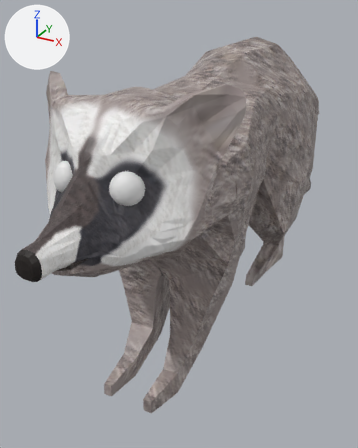
The Blender file Raccoon-Backup.blend as it was, and as the next commit left it.
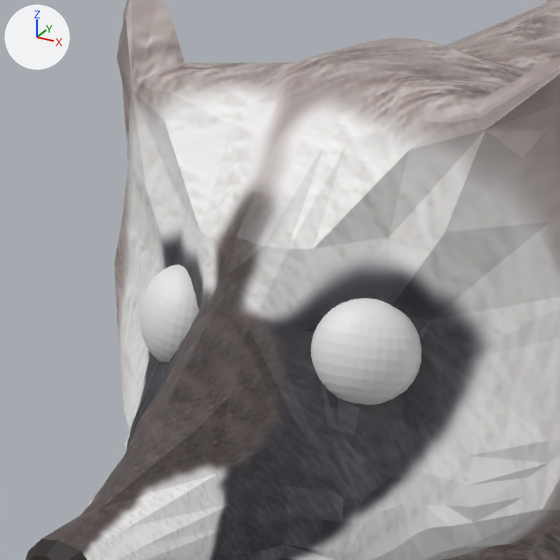
Old and new are each drawn whole from a 50 mm lens placed at (11.35, -28.02, 10.02), pointed at (-2.34, -3.12, -2.43) and again close up on the part from 2% to 53% of the width and 17% to 57% of the height. Every picture has the same lights, and +X, +Y and +Z are marked at upper left.
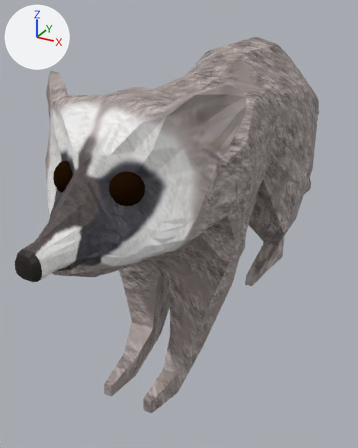
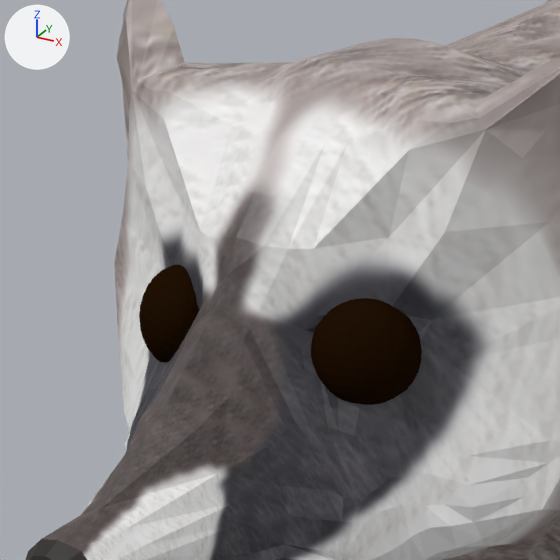
Changed parts and their boxes [x1, y1, x2, y2] in the close-ups (560 x 560 px):
```json
{"object": "Sphere", "change": "recoloured", "before": [311, 298, 422, 405], "after": [311, 298, 422, 405], "on screen": "grey to black"}
{"object": "Sphere.001", "change": "recoloured", "before": [139, 265, 199, 362], "after": [139, 265, 199, 362], "on screen": "white to black"}
```

Edits to the scene script, one JSON object a line:
```json
{"op": "add", "block": "mat_eyecolor", "code": ["mat_eyecolor = diffuse_material('EyeColor')", "mat_eyecolor.base_color = (0.0147, 0.00572, 0.00121)  # black #201104"]}
{"block": "me_sphere_001", "where": "me_sphere_001.from_pydata(...)  # 482 vertices, 512 faces; spans x -1.0..1.0, y -1.0..1.0, z -1.0..1.0"}
{"op": "add", "block": "me_sphere_001", "code": "me_sphere_001.materials.append(mat_eyecolor)  # black #201104"}
{"block": "me_sphere", "where": "me_sphere.from_pydata(...)  # 482 vertices, 512 faces; spans x -10.61..-8.61, y -26.5..-24.5, z -0.87..1.13"}
{"op": "add", "block": "me_sphere", "code": "me_sphere.materials.append(mat_eyecolor)  # black #201104"}
```
